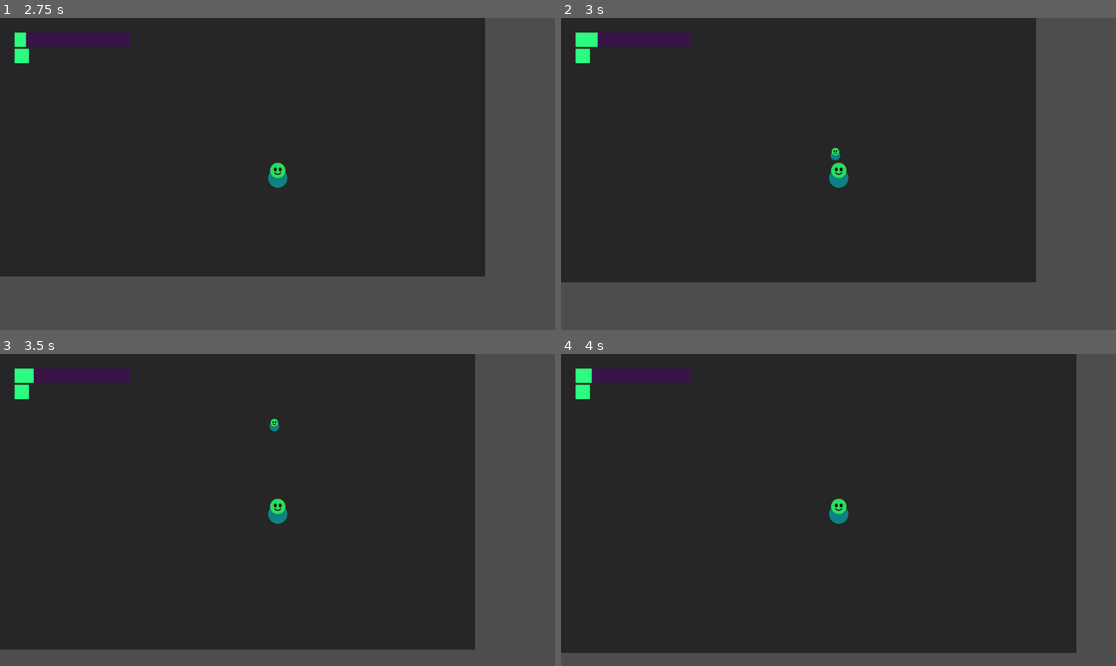
Above: before the commit, frames 1-4 (two rows, left to right).
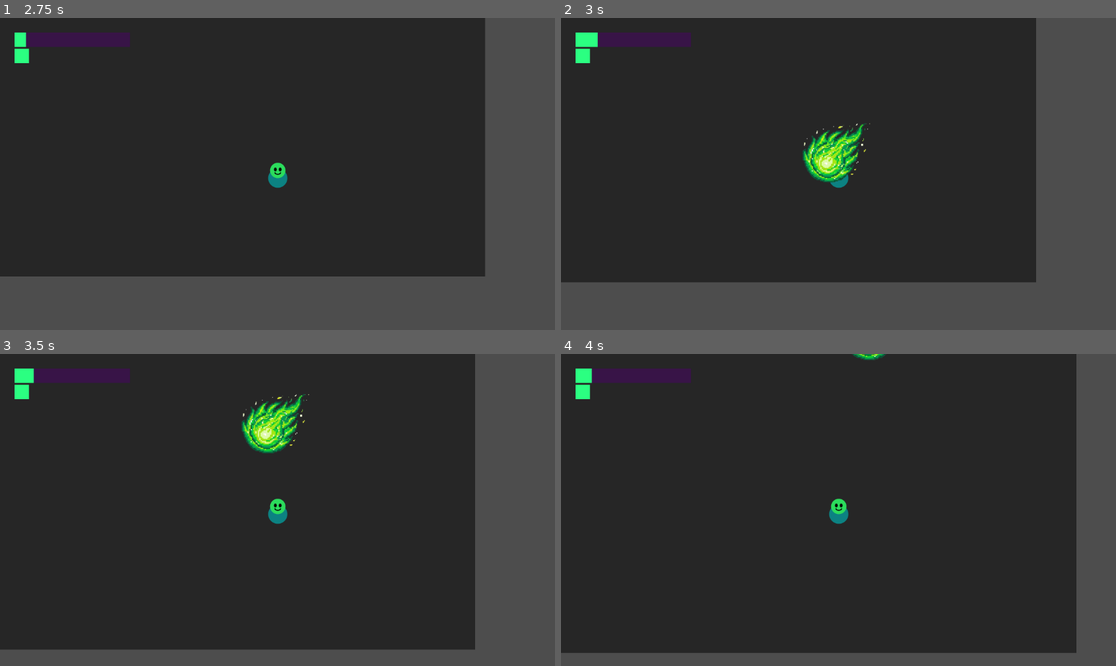
Above: after the commit, the same moments.

Repository: Iquitim/anel-de-iquitim
Game: Godot game, scene res://world/test_world.tscn
Two runs of this game, one before a commit and one after it. Both use one fixed random seed, a clock stepped at 60 frames per second and the inputs below.
Inputs:
- Up to frame 1 (2.75 s): tap Enter at 0.5 s; hold Right (ui_right) 0.53-1.28 s; hold Z (attack) 0.53-1.28 s; hold Down (ui_down) 1.28-2.03 s; tap Space (dash) at 1.35 s; hold Right (ui_right) from 2.03 s (still down); hold Tab (toggle_ring) from 2.03 s (still down)
- Up to frame 2 (3 s): release Right (ui_right) at 2.78 s; release Tab (toggle_ring) at 2.78 s; hold Up (ui_up) from 2.78 s (still down); tap Z (attack) at 2.85 s
- Up to frame 3 (3.5 s): keep holding Up (ui_up)
- Up to frame 4 (4 s): release Up (ui_up) at 3.53 s; hold Left (ui_left) from 3.53 s (still down); hold Space (dash) from 3.53 s (still down)

Frame 1 is identical in both runs. In frame 2, 1.3% of the frame differs, in the area x 43-56%, y 33-53%; in frame 3, 1.3%, in the area x 43-56%, y 12-32%; in frame 4, less than 0.1%.

Commit message:
style: Update Fireball sprite to GreenFireball.png

Diff:
--- a/entities/projectiles/fireball.tscn
+++ b/entities/projectiles/fireball.tscn
@@ -1,7 +1,7 @@
 [gd_scene load_steps=4 format=3]
 
 [ext_resource type="Script" path="res://entities/projectiles/fireball.gd" id="1_script"]
-[ext_resource type="Texture2D" uid="uid://dw5k8m3xr9vn" path="res://assets/sprites/player_simple.png" id="2_sprite"]
+[ext_resource type="Texture2D" uid="uid://dw5k8m3xr9vn" path="res://assets/sprites/GreenFireball.png" id="2_sprite"]
 
 [sub_resource type="CircleShape2D" id="CircleShape2D_1"]
 radius = 8.0
@@ -10,7 +10,6 @@
 script = ExtResource("1_script")
 
 [node name="Sprite2D" type="Sprite2D" parent="."]
-modulate = Color(0.17, 1.0, 0.51, 1)
 scale = Vector2(0.5, 0.5)
 texture = ExtResource("2_sprite")
 
Binary file added: assets/sprites/GreenFireball.png
